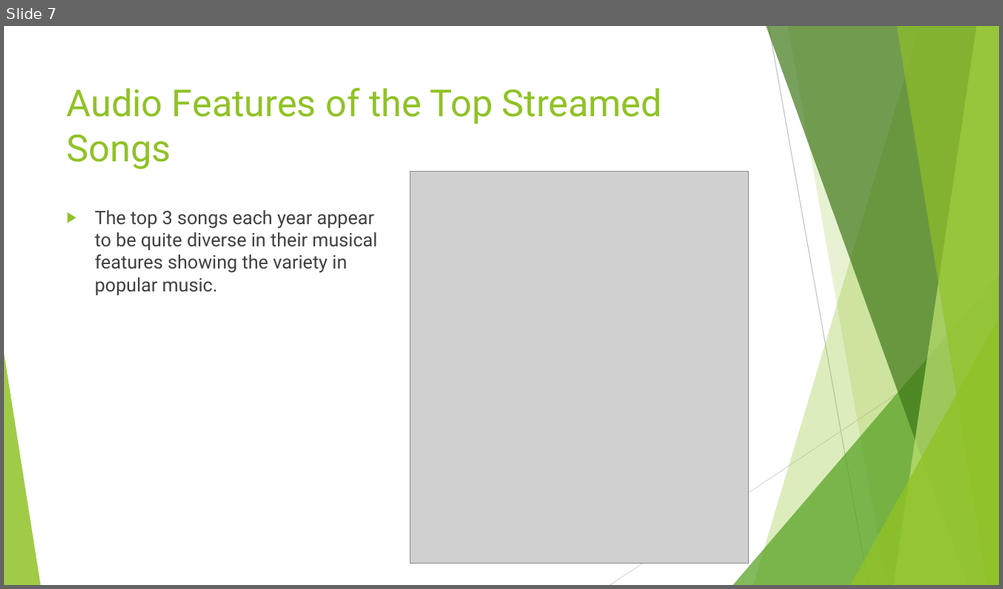
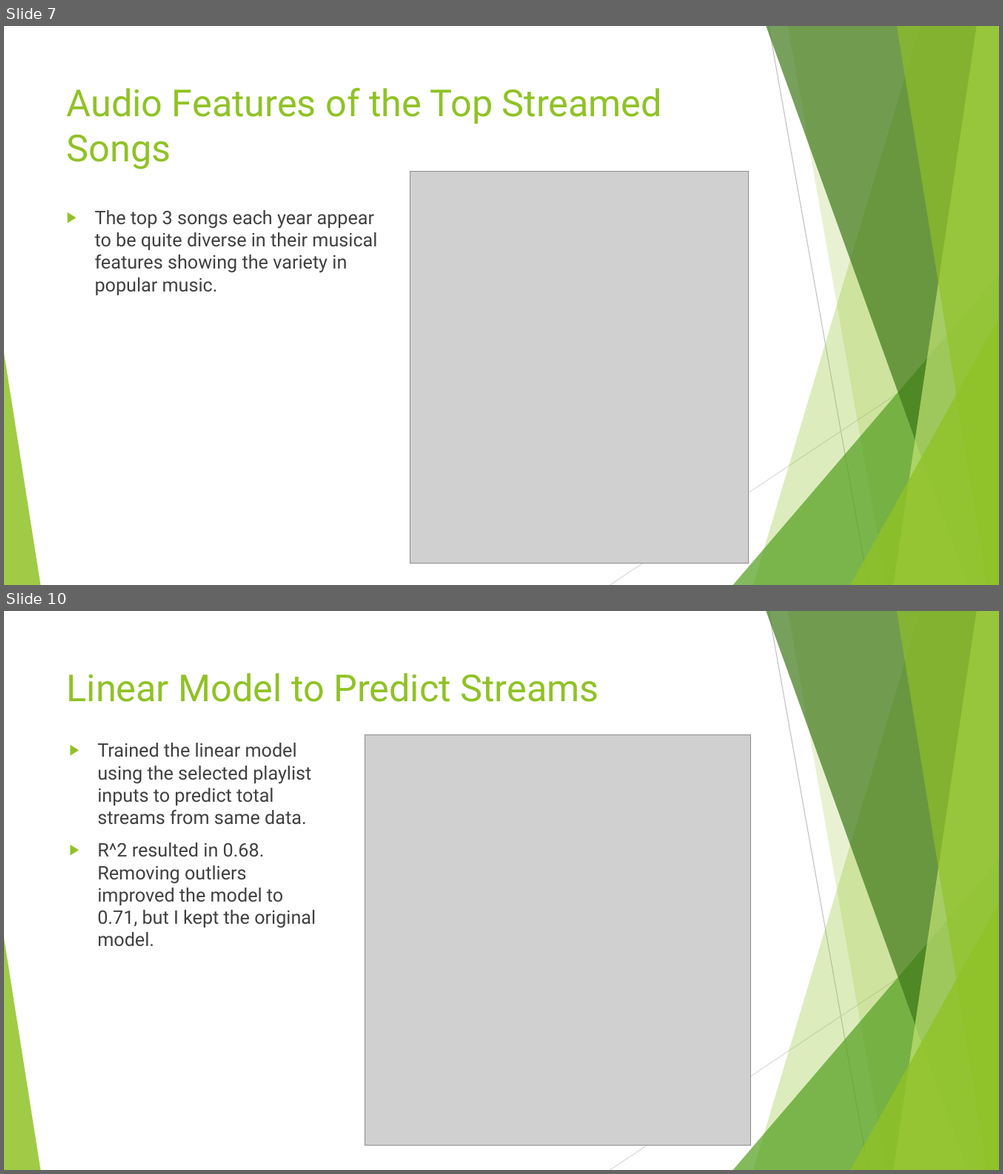
Before and after one commit to ryoka23/R-Project, a slide deck: Spotify Data Presentation.pptx. Shown one above the other, each under a label of ours: slide 7 before the commit, slides 7 and 10 after it; the slides between them are not shown. The pictures are 1003x589 and 1003x1174 pixels, drawn with LibreOffice and Linux fonts; fonts in the diff are those of the drawing; grey boxes stand for pictures. Boxes give left, top, right and bottom in pixels: in the first picture for what was removed or moved away, otherwise in the second. Text is boxed around its words. In the diff, an @@ line names an element or a change of style, - is before the commit and + after.

```diff
--- a/Spotify Data Presentation.pptx
+++ b/Spotify Data Presentation.pptx
@@ slide 10 added at (4, 611, 999, 1170), background #FFFFFF; not listed: 10 template elements that a slide beside it also shows @@
@@ title added at (67, 673, 598, 702), 36 pt, text #90C226 @@
+Linear Model to Predict Streams
@@ text added at (97, 743, 316, 947), 18 pt, text #404040 @@
+▶ Trained the linear model using the selected playlist inputs to predict total streams from same data.
+▶ R^2 resulted in 0.68. Removing outliers improved the model to 0.71, but I kept the original model.
@@ picture added at (365, 735, 751, 1146) @@
```
Also in this commit, not shown: 3 slides changed, 5 other slides added, 1 slide removed, 3 other files.
